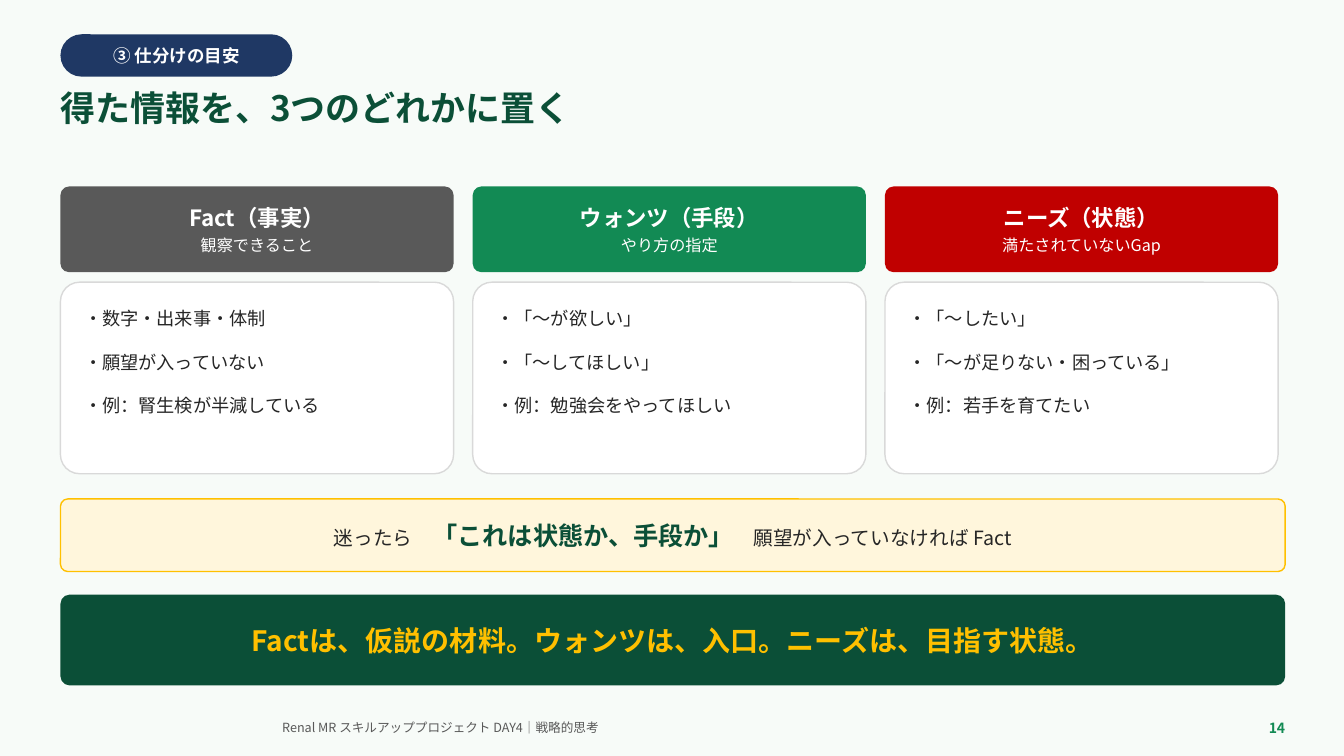
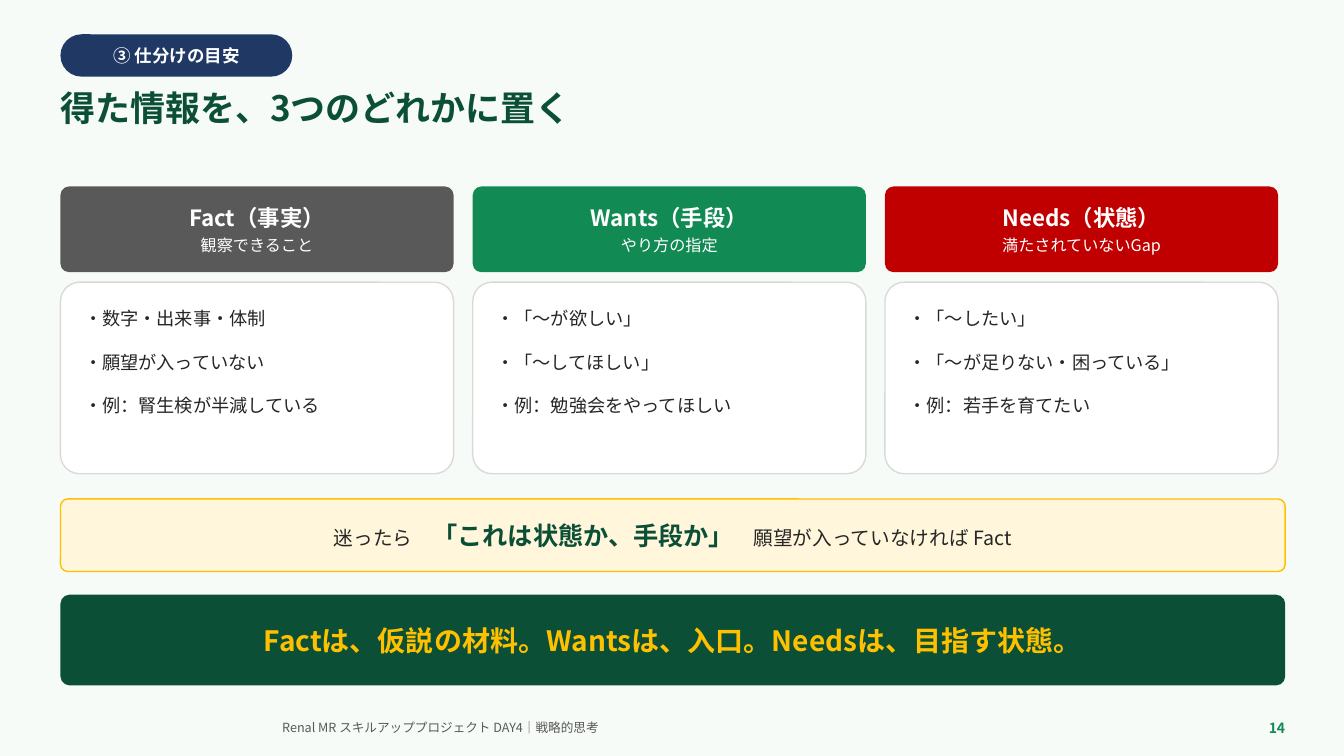
Before and after one commit to TAKUYA-1187/Claude, a slide deck: slide 14 of novartis_training/DAY4_ちょっと分かるだけで世界が変わる.pptx. Drawn at 1344x756 pixels with LibreOffice and Linux fonts; fonts in the diff are those of the drawing; background and template pictures are left out. Boxes give left, top, right and bottom in pixels: in the first picture for what was removed or moved away, otherwise in the second. Text is boxed around its words. In the diff, an @@ line names an element or a change of style, - is before the commit and + after.

```diff
--- a/novartis_training/DAY4_ちょっと分かるだけで世界が変わる.pptx
+++ b/novartis_training/DAY4_ちょっと分かるだけで世界が変わる.pptx
@@ text in rounded rectangle at (x1=591, y1=207, x2=748, y2=228): text changed @@
-ウォンツ（手段）
+Wants（手段）
@@ text in rounded rectangle at (x1=1003, y1=207, x2=1160, y2=228): text changed @@
-ニーズ（状態）
+Needs（状態）
@@ text in rounded rectangle at (x1=264, y1=627, x2=1082, y2=654): text changed @@
-Factは、仮説の材料。ウォンツは、入口。ニーズは、目指す状態。
+Factは、仮説の材料。Wantsは、入口。Needsは、目指す状態。
```
Also in this commit, not shown: 21 other slides changed, 2 other files.
